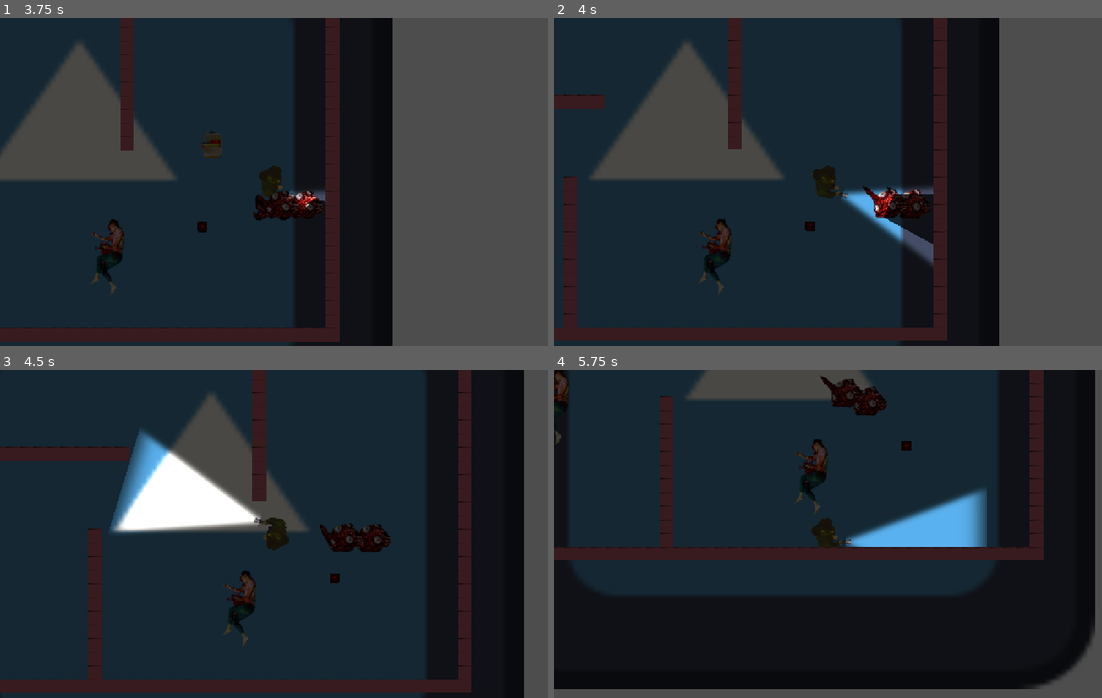
Above: before the commit, frames 1-4 (two rows, left to right).
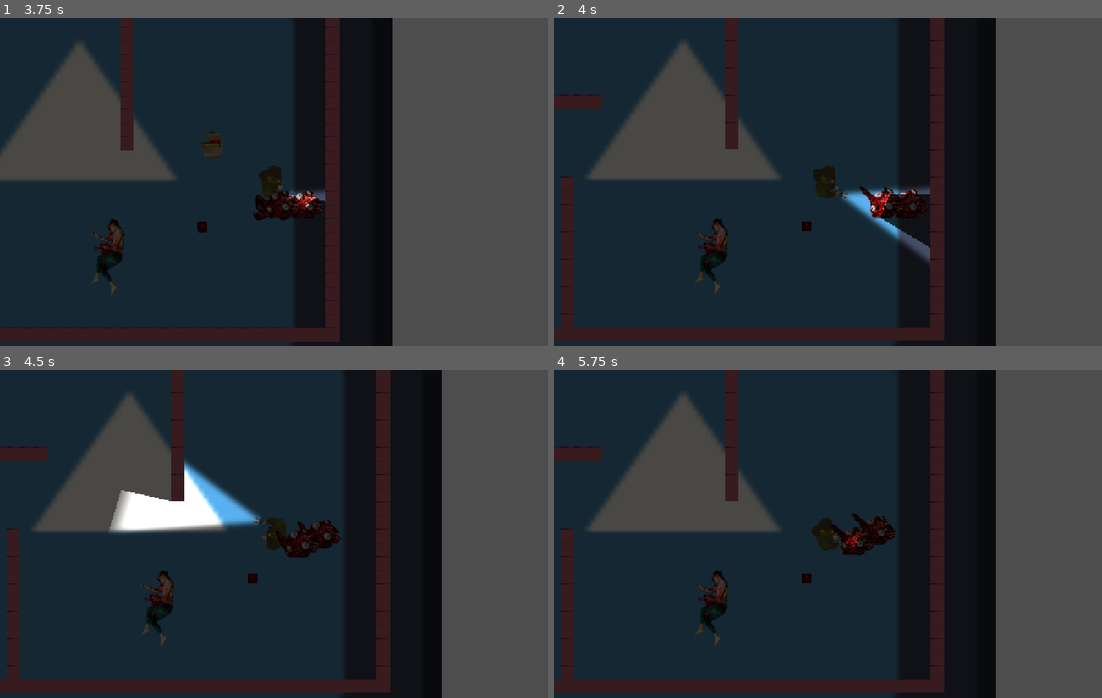
Above: after the commit, the same moments.

Repository: dama33/flashlight-game
Game: Godot game, scene res://level.tscn
The game is run twice, just before and just after one commit, with the same random seed, the same clock (stepped at 60 frames per second) and the same inputs. The engine's default icon, where the game draws it, is replaced by a stand-in: a white triangle on a blue panel in a dark square.
Inputs (mouse positions are in pixels of both pictures, inside the frame that each line leads up to):
- Up to frame 1 (3.75 s): tap E (interact) at 0.5, 0.6, 2.1, 3.6 s; move the mouse to (394, 165) at 0.52 s; hold D (right) 0.53-1.28 s; move the mouse to (164, 198) at 1.27 s; hold S (down) 1.28-2.03 s; tap Space (spacebar) at 1.35, 2.85 s; move the mouse to (328, 109) at 2.02 s; hold D (right) 2.03-2.78 s; move the mouse to (246, 247) at 2.77 s; hold W (up) 2.78-3.53 s; move the mouse to (438, 231) at 3.52 s; hold A (left) from 3.53 s (still down)
- Up to frame 2 (4 s): keep holding A (left)
- Up to frame 3 (4.5 s): keep holding A (left); move the mouse to (109, 484) at 4.27 s; tap Space (spacebar) at 4.35 s
- Up to frame 4 (5.75 s): move the mouse to (855, 534) at 5.02 s; release A (left) at 5.03 s; hold S (down) from 5.03 s (still down); tap E (interact) at 5.1 s

Frame 1 is identical in both runs. In frame 2, 4.0% of the frame differs, in the area x 1-82%, y 0-100%; in frame 3, 46%; in frame 4, 66%, in the area x 0-99%, y 0-100%.

Commit message:
Explosion trap now insta kill

Diff:
--- a/explosion_trap.gd
+++ b/explosion_trap.gd
@@ -14,5 +14,6 @@
 func _on_area_2d_body_entered(body: Node2D) -> void:
 	# Insta kill the player
 	print("Explosion trap trigggered!")
+	Player.instance.take_damage(Player.instance.max_health)
 	queue_free()
 	pass # Replace with function body.
Not shown, added: assets/Sound Effects/Ambient 1.mp3.import
Not shown, added: assets/Sound Effects/Ambient 2.mp3.import
Not shown, added: assets/Sound Effects/Bear Trap.mp3.import
Not shown, added: assets/Sound Effects/Card BEEP.mp3.import
Not shown, added: assets/Sound Effects/Explosion.mp3.import
Not shown, added: assets/Sound Effects/Fall Sound.mp3.import
Not shown, added: assets/Sound Effects/Grab Sound.mp3.import
Not shown, added: assets/Sound Effects/Monster Squelch.mp3.import
Not shown, added: assets/Sound Effects/foot.mp3.import
